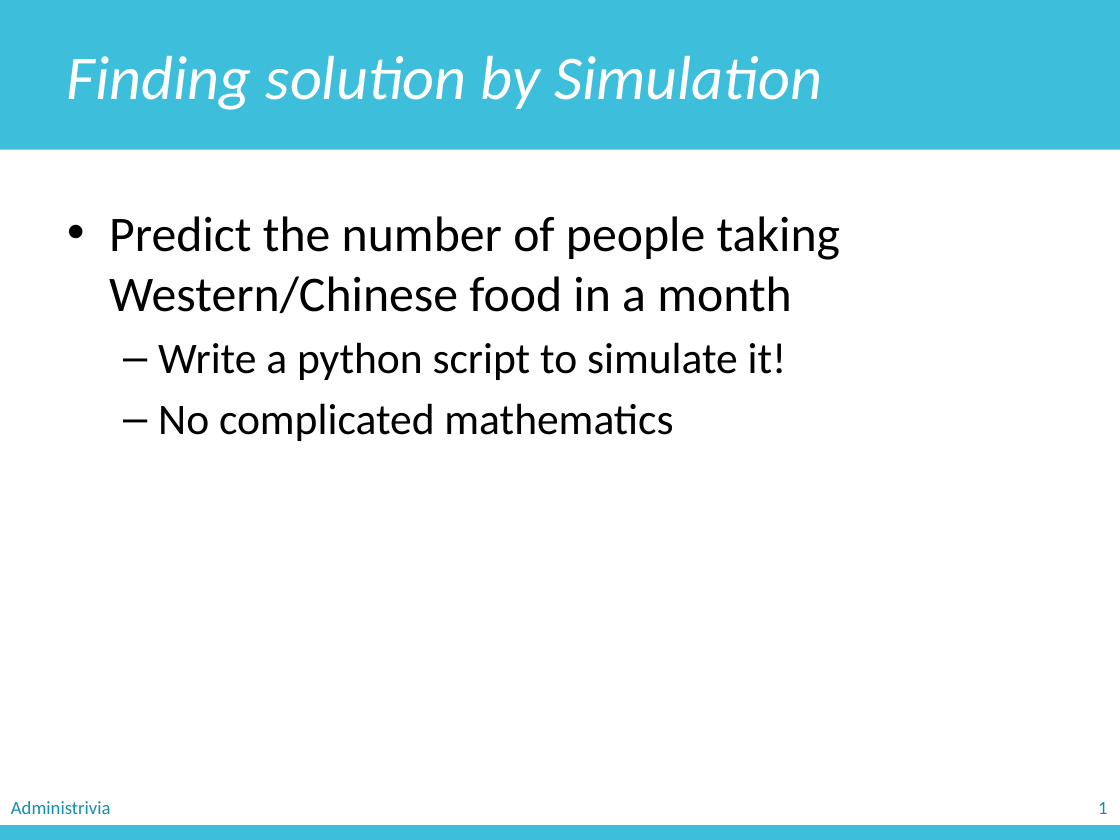
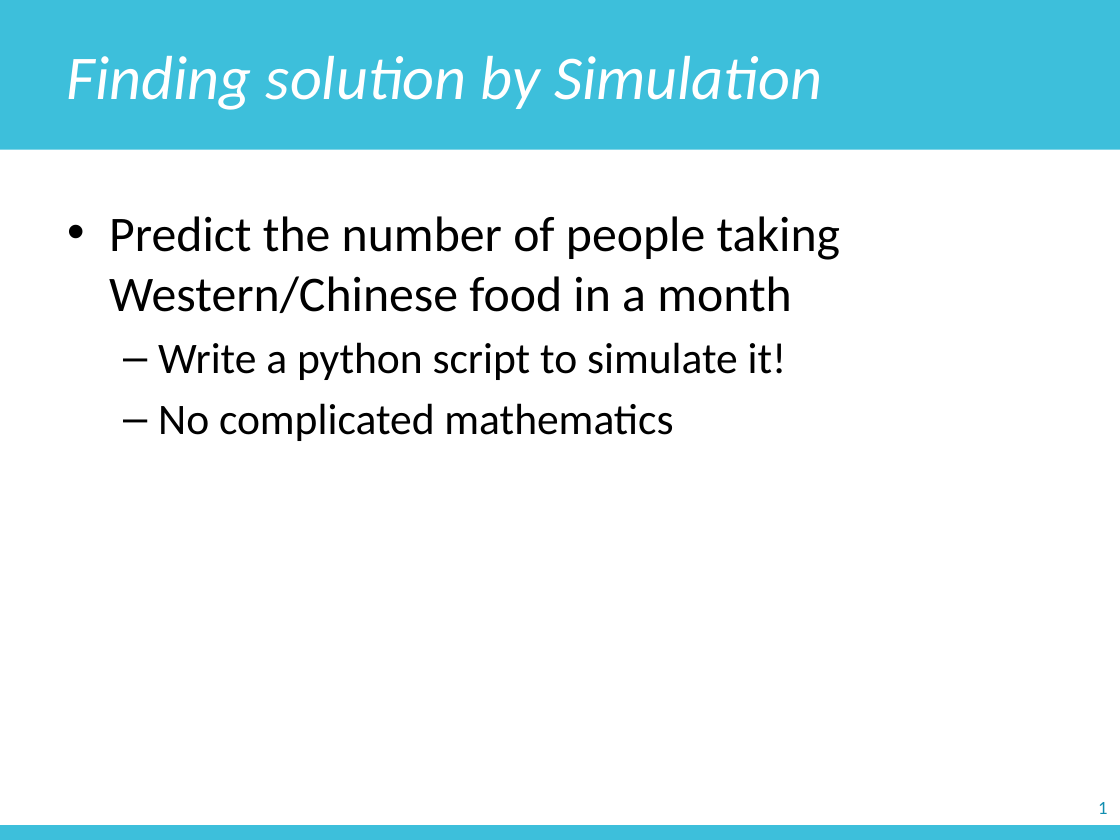
Before and after one commit to zichengliao/zuics101-fa17, a slide deck: slide 5 of lectures/lec13/lec13.pptx (slide 2 before the commit). Drawn at 1120x840 pixels with LibreOffice and Linux fonts; fonts in the diff are those of the drawing. Boxes give left, top, right and bottom in pixels: in the first picture for what was removed or moved away, otherwise in the second. Text is boxed around its words. In the diff, an @@ line names an element or a change of style, - is before the commit and + after.

```diff
--- a/lectures/lec13/lec13.pptx
+++ b/lectures/lec13/lec13.pptx
@@ text removed at (11,801,110,814) @@
-Administrivia
```
Also in this commit, not shown: 6 other slides changed, 4 slides added, 2 other files.
